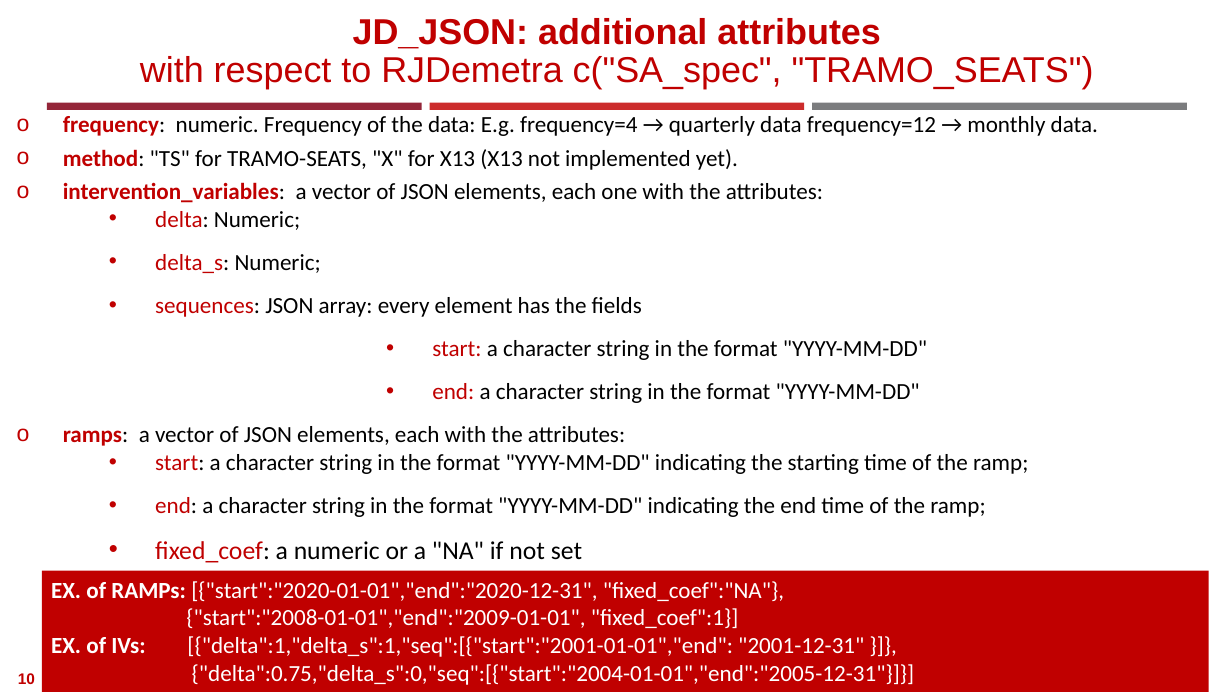
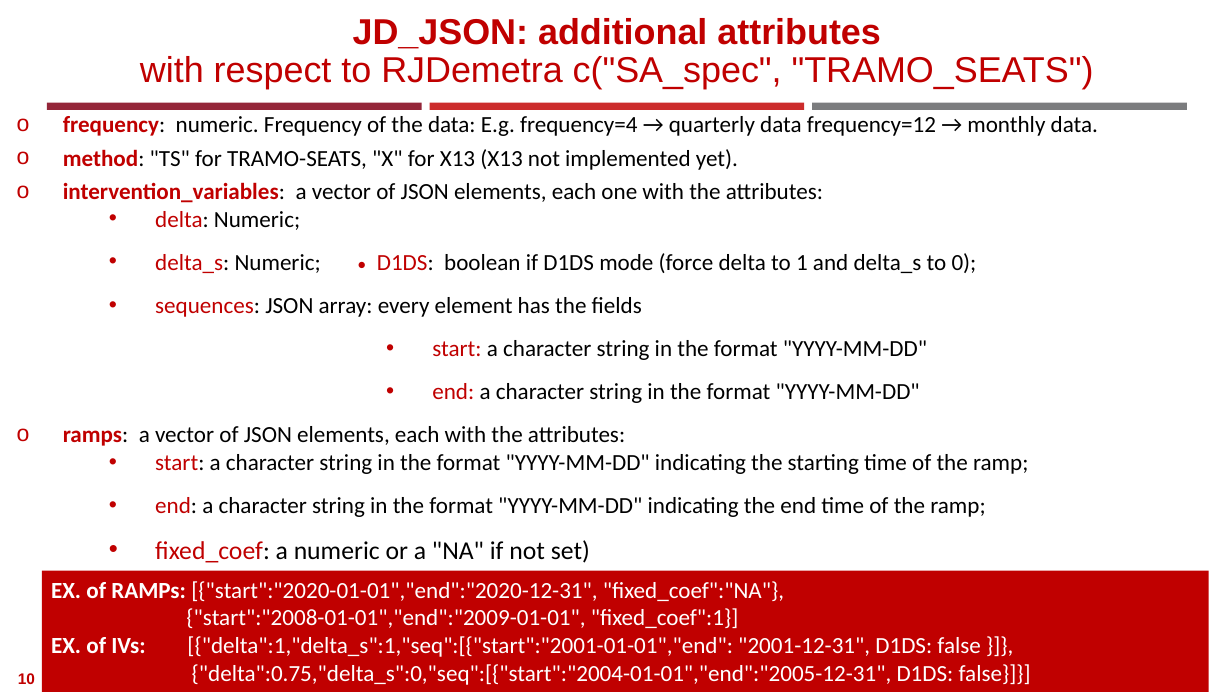
Before and after one commit to AlessandroPiovani/RJDProcessor, a slide deck: slide 10 of RJDProcessor/doc/package_description/RJDemetra tools for statistical production.pptx. Drawn at 1232x693 pixels with LibreOffice and Linux fonts; fonts in the diff are those of the drawing; background and template pictures are left out. Boxes give left, top, right and bottom in pixels: in the first picture for what was removed or moved away, otherwise in the second. Text is boxed around its words. In the diff, an @@ line names an element or a change of style, - is before the commit and + after.

Commit message:
Bug fix in Intervention variables
missing D1DS flag and read DeltaDs instead of reading Delta 2 times

```diff
--- a/RJDProcessor/doc/package_description/RJDemetra tools for statistical production.pptx
+++ b/RJDProcessor/doc/package_description/RJDemetra tools for statistical production.pptx
@@ text at (155,253,977,273): text changed @@
-    • delta_s: Numeric;
+    • delta_s: Numeric; • D1DS: boolean if D1DS mode (force delta to 1 and delta_s to 0);
@@ text at (155,540,590,563): text changed @@
-    • fixed_coef: a numeric or a "NA" if not set
+    • fixed_coef: a numeric or a "NA" if not set)
@@ text in rectangle at (51,636,1031,685): text changed @@
-EX. of IVs: [{"delta":1,"delta_s":1,"seq":[{"start":"2001-01-01","end": "2001-12-31" }]},
-{"delta":0.75,"delta_s":0,"seq":[{"start":"2004-01-01","end":"2005-12-31"}]}]
+EX. of IVs: [{"delta":1,"delta_s":1,"seq":[{"start":"2001-01-01","end": "2001-12-31", D1DS: false }]},
+{"delta":0.75,"delta_s":0,"seq":[{"start":"2004-01-01","end":"2005-12-31", D1DS: false}]}]
```
Also in this commit, not shown: 21 other files.
